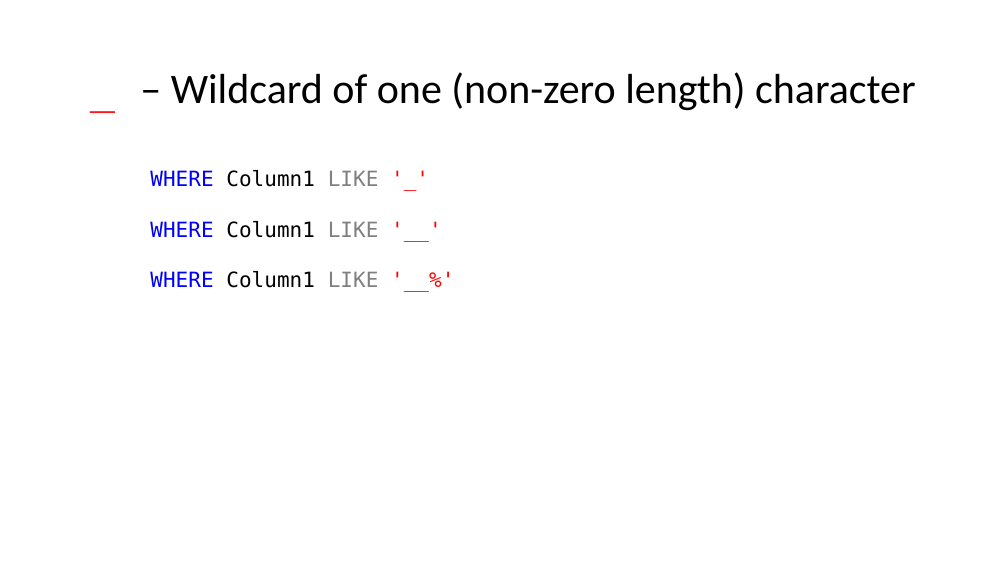
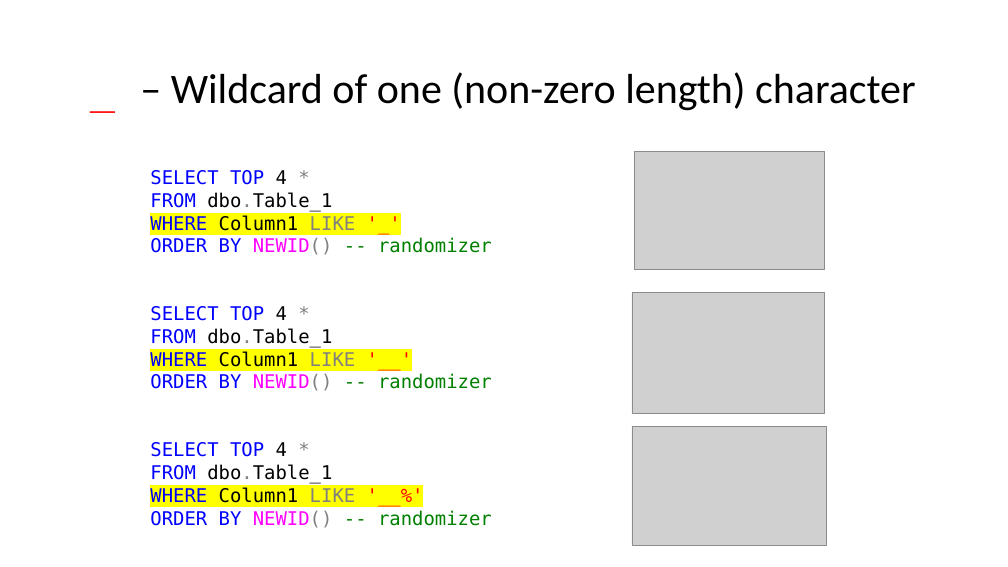
Before and after one commit to jbfoushee/MyPresentations, a slide deck: slide 9 of TSQL_LIKE_Operator/TSQL LIKE.pptx. Drawn at 1008x567 pixels with LibreOffice and Linux fonts; fonts in the diff are those of the drawing; grey boxes stand for pictures. Boxes give left, top, right and bottom in pixels: in the first picture for what was removed or moved away, otherwise in the second. Text is boxed around its words. In the diff, an @@ line names an element or a change of style, - is before the commit and + after.

```diff
--- a/TSQL_LIKE_Operator/TSQL LIKE.pptx
+++ b/TSQL_LIKE_Operator/TSQL LIKE.pptx
@@ text at (150,170,332,212): paragraphs added @@
+SELECT TOP 4 *
+FROM dbo.Table_1
@@ picture added at (634,152,824,269) @@
@@ text at (150,237,492,348): paragraphs added @@
+ORDER BY NEWID() -- randomizer
+SELECT TOP 4 *
+FROM dbo.Table_1
@@ text at (150,215,356,503): size 20 to 18 pt, highlight none to #FFFF00 in "WHERE Column1 LIKE '_'", "WHERE Column1 LIKE '__'", "WHERE Column1 LIKE '__%'" @@
@@ picture added at (632,292,824,413) @@
@@ text at (150,373,492,484): paragraphs added @@
+ORDER BY NEWID() -- randomizer
+SELECT TOP 4 *
+FROM dbo.Table_1
@@ picture added at (632,426,827,545) @@
@@ text at (150,510,492,528): paragraph added @@
+ORDER BY NEWID() -- randomizer
```
Also in this commit, not shown: 10 other slides changed, 3 slides removed, 5 other files.
